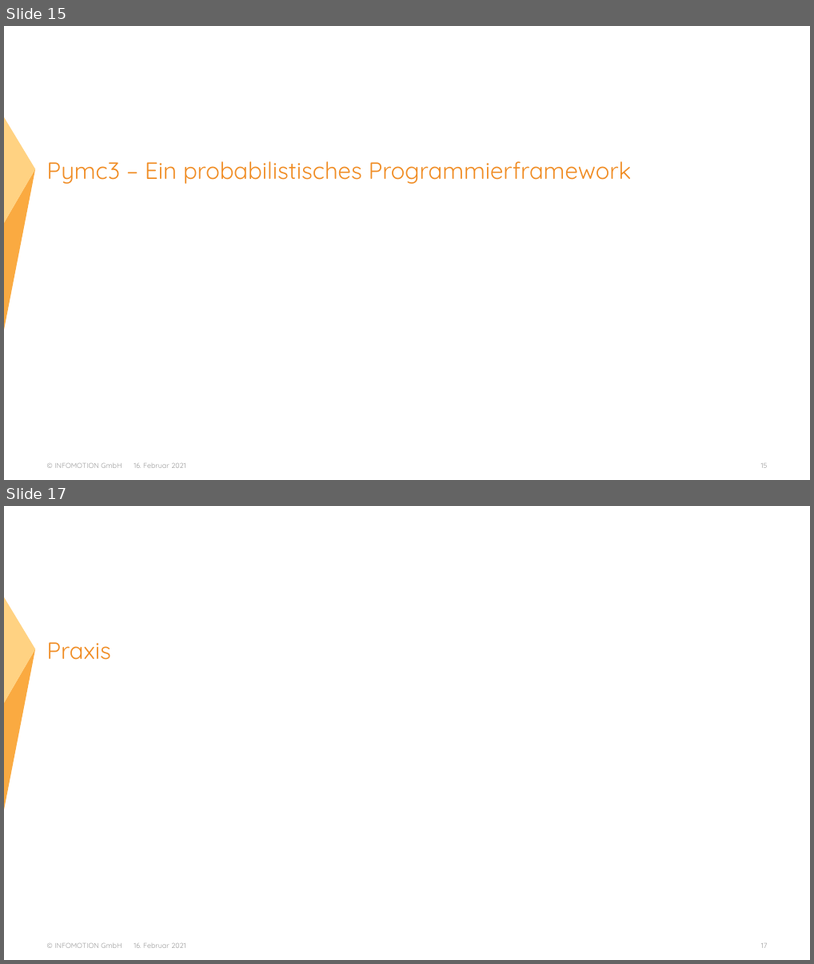
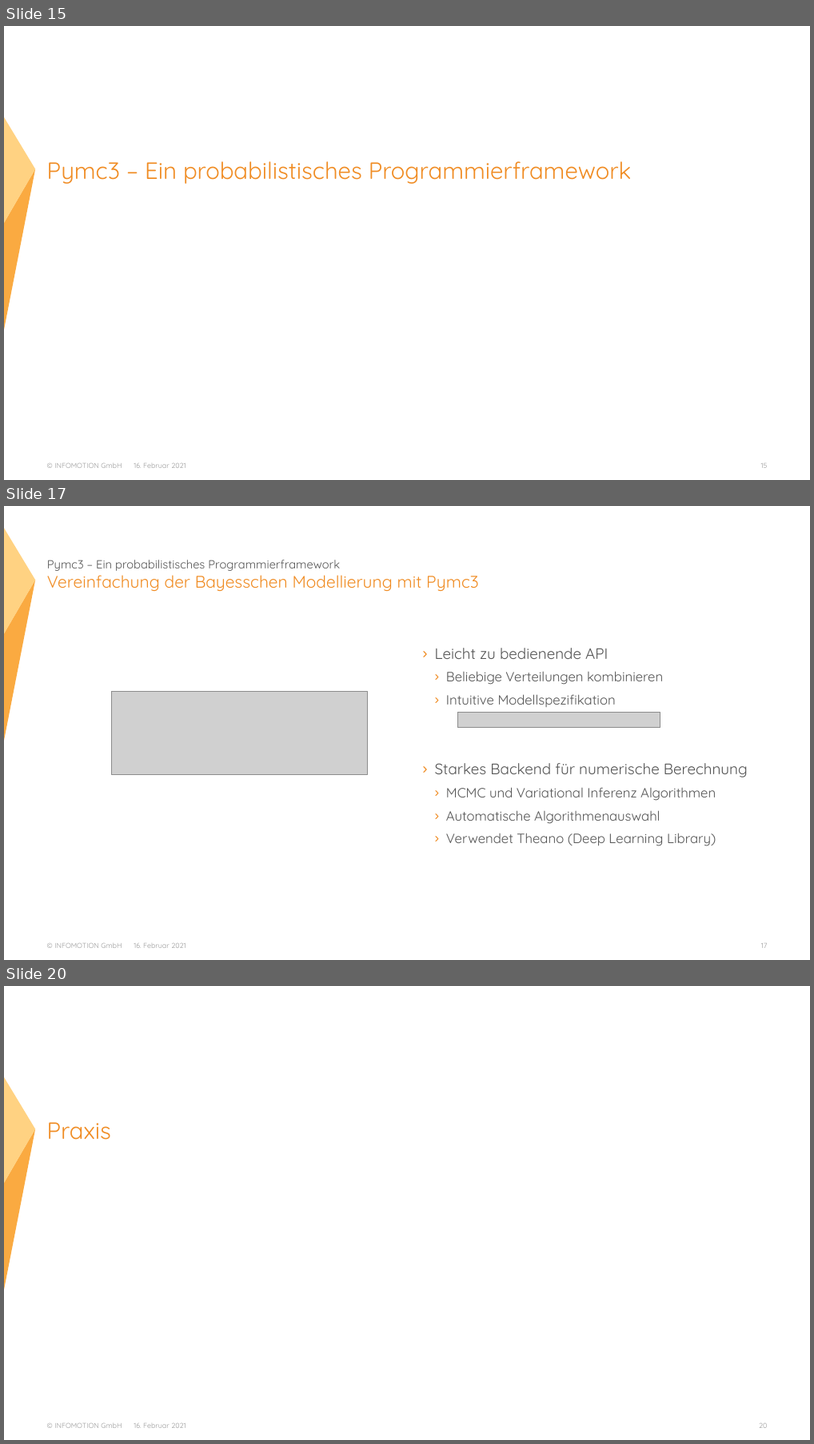
Before and after one commit to ThiesDS/bayes_workshop, a slide deck: 1_theorie/slides.pptx. Shown one above the other, each under a label of ours: slides 15 and 17 before the commit, slides 15, 17 and 20 after it; the slides between them are not shown. The pictures are 814x964 and 814x1444 pixels, drawn with LibreOffice and Linux fonts; fonts in the diff are those of the drawing; grey boxes stand for pictures; background and template pictures are left out. Boxes give left, top, right and bottom in pixels: in the first picture for what was removed or moved away, otherwise in the second. Text is boxed around its words. In the diff, an @@ line names an element or a change of style, - is before the commit and + after.

Commit message:
Add stuff to pymc3 theory part.

```diff
--- a/1_theorie/slides.pptx
+++ b/1_theorie/slides.pptx
@@ slide 17 added at box(4, 506, 810, 960), background #FFFFFF; not listed: 3 template elements that a slide beside it also shows @@
@@ triangle added at box(4, 528, 35, 634), fill #FFD282 @@
@@ freeform shape added at box(4, 576, 35, 741), fill #FAAA41 @@
@@ title added at box(47, 570, 479, 591), 20 pt, text #F08C23 @@
+Vereinfachung der Bayesschen Modellierung mit Pymc3
@@ text added at box(47, 560, 340, 571), 14 pt, text #555555 @@
+Pymc3 – Ein probabilistisches Programmierframework
@@ text added at box(435, 648, 748, 846), 16 pt, text #555555 @@
+› Leicht zu bedienende API
+  › Beliebige Verteilungen kombinieren
+  › Intuitive Modellspezifikation
+› Starkes Backend für numerische Berechnung
+  › MCMC und Variational Inferenz Algorithmen
+  › Automatische Algorithmenauswahl
+  › Verwendet Theano (Deep Learning Library)
@@ picture added at box(112, 692, 367, 775) @@
@@ picture added at box(458, 712, 661, 728) @@
@@ what was slide 17 is now slide 20 @@
@@ page number at box(759, 1423, 767, 1428): text changed @@
-17
+20
```
Also in this commit, not shown: 2 slides changed, 2 other slides added, 2 other files.
